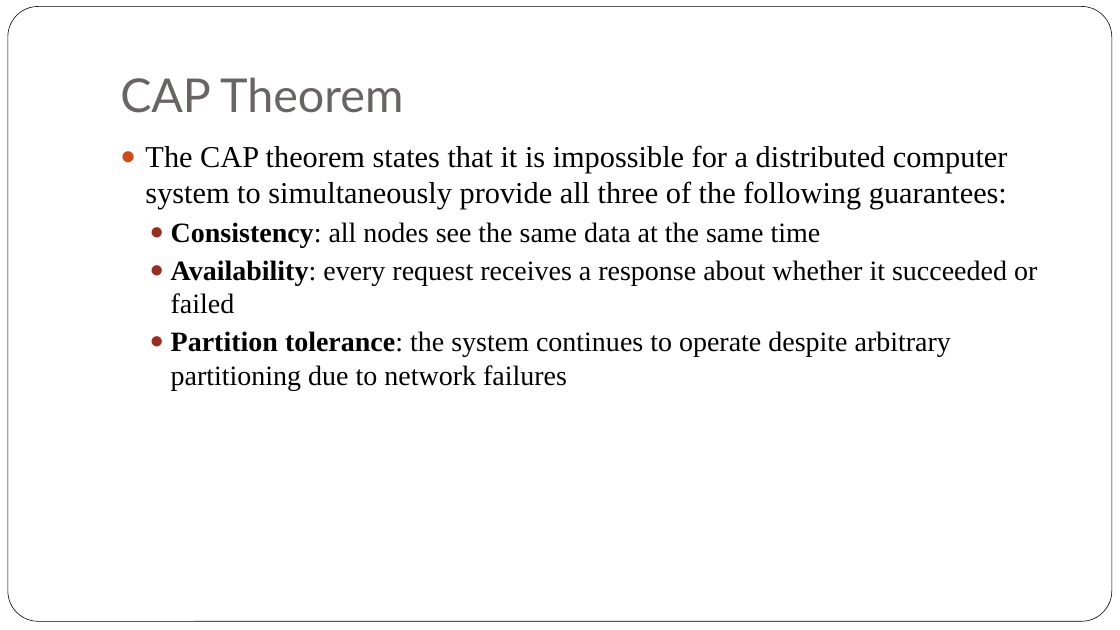
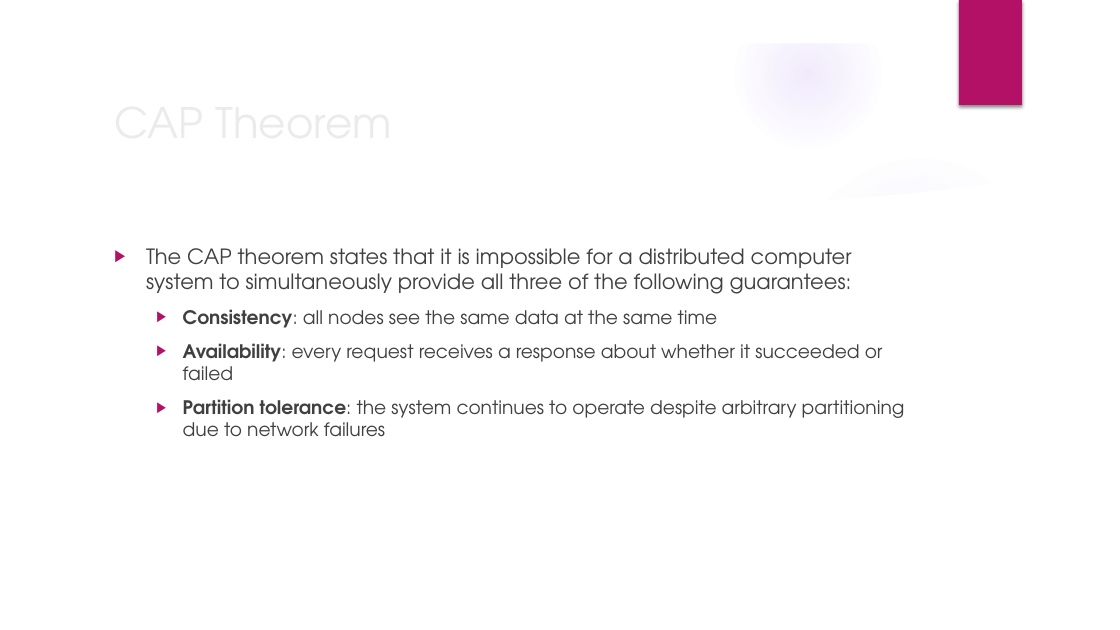
Before and after one commit to iskandersierra/DevSharp, a slide deck: slide 2 of Docs/Distributed Architecture.pptx. Drawn at 1120x630 pixels with LibreOffice and Linux fonts; fonts in the diff are those of the drawing; background and template pictures are left out. Boxes give left, top, right and bottom in pixels: in the first picture for what was removed or moved away, otherwise in the second. Text is boxed around its words. In the diff, an @@ line names an element or a change of style, - is before the commit and + after.

```diff
--- a/Docs/Distributed Architecture.pptx
+++ b/Docs/Distributed Architecture.pptx
@@ group added at <box>0,0,1120,630</box>: 5 ellipses, 3 freeform shapes @@
@@ rounded rectangle removed at <box>8,7,1112,622</box> @@
@@ rectangle added at <box>959,0,1022,105</box>, fill #B31166 @@
@@ title "CAP Theorem": place and size @@
-title "CAP Theorem" at <box>120,77,403,113</box>
+title "CAP Theorem" at <box>106,89,911,154</box>
@@ title "CAP Theorem" at <box>106,89,911,154</box>: size 40 to 36 pt, font Lato to TeX Gyre Adventor, text colour #696464 to #EBEBEB; vertical alignment bottom to middle @@
@@ text "The CAP theorem states that ...": place and size @@
-text "The CAP theorem states that ..." at <box>145,145,1037,390</box>
+text "The CAP theorem states that ..." at <box>146,248,905,437</box>
@@ text "The CAP theorem states that ..." at <box>146,248,905,437</box>: size 26 to 18 pt in "The CAP theorem states that it is ..."; font Times New Roman to TeX Gyre Adventor, text colour #000000 to #404040; size 24 to 16 pt in "Consistency: all nodes see the same data ...", "Availability: every request receives a response about ...", "Partition tolerance: the system continues to operate ..."; bullet ● to ▶; more space between paragraphs; bullet colour #D34817 to #B31166; bullet colour #9B2D1F to #B31166 @@
```
Also in this commit, not shown: 21 other slides changed, 1 slide removed.
